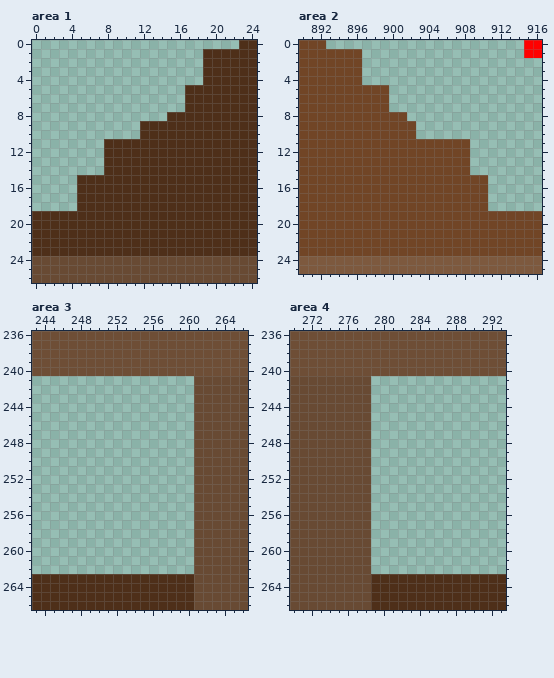
Pixel-art file: assets/PizzaGame/sPizzaDisplay.aseprite. The picture above is the old version.
917x423 pixels, 1 frame. Colours within 5 levels of each other are drawn and written as one. Shown: area 1: x 0..24, y 0..26; area 2: x 890..916, y 0..25; area 3: x 243..266, y 236..266; area 4: x 270..293, y 236..266. The commit also changed other parts of the picture, which this record leaves out.
Once edited:
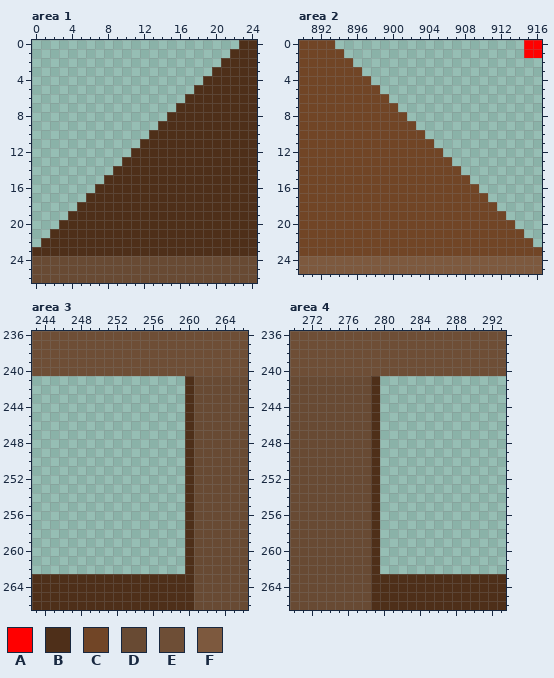
Palette (. is transparent): A #ff0000  B #4e2f19  C #714526  D #684a33  E #6e4e36  F #7d593e
The exact change:
--- area 1, layer "Layer 1"
@@ x 0..24 @@
  0 .......................BB
- 1 ...................BBBBBB
- 2 ...................BBBBBB
- 3 ...................BBBBBB
+ 1 ......................BBB
+ 2 .....................BBBB
+ 3 ....................BBBBB
  4 ...................BBBBBB
- 5 .................BBBBBBBB
+ 5 ..................BBBBBBB
  6 .................BBBBBBBB
- 7 .................BBBBBBBB
+ 7 ................BBBBBBBBB
  8 ...............BBBBBBBBBB
- 9 ............BBBBBBBBBBBBB
-10 ............BBBBBBBBBBBBB
-11 ........BBBBBBBBBBBBBBBBB
-12 ........BBBBBBBBBBBBBBBBB
-13 ........BBBBBBBBBBBBBBBBB
-14 ........BBBBBBBBBBBBBBBBB
-15 .....BBBBBBBBBBBBBBBBBBBB
-16 .....BBBBBBBBBBBBBBBBBBBB
-17 .....BBBBBBBBBBBBBBBBBBBB
+ 9 ..............BBBBBBBBBBB
+10 .............BBBBBBBBBBBB
+11 ............BBBBBBBBBBBBB
+12 ...........BBBBBBBBBBBBBB
+13 ..........BBBBBBBBBBBBBBB
+14 .........BBBBBBBBBBBBBBBB
+15 ........BBBBBBBBBBBBBBBBB
+16 .......BBBBBBBBBBBBBBBBBB
+17 ......BBBBBBBBBBBBBBBBBBB
 18 .....BBBBBBBBBBBBBBBBBBBB
-19 BBBBBBBBBBBBBBBBBBBBBBBBB
-20 BBBBBBBBBBBBBBBBBBBBBBBBB
-21 BBBBBBBBBBBBBBBBBBBBBBBBB
-22 BBBBBBBBBBBBBBBBBBBBBBBBB
+19 ....BBBBBBBBBBBBBBBBBBBBB
+20 ...BBBBBBBBBBBBBBBBBBBBBB
+21 ..BBBBBBBBBBBBBBBBBBBBBBB
+22 .BBBBBBBBBBBBBBBBBBBBBBBB
 23 BBBBBBBBBBBBBBBBBBBBBBBBB
--- area 2, layer "Layer 1"
@@ x 890..916 @@
- 0 CCC......................AA
- 1 CCCCCCC..................AA
- 2 CCCCCCC....................
+ 0 CCCC.....................AA
+ 1 CCCCC....................AA
+ 2 CCCCCC.....................
  3 CCCCCCC....................
- 4 CCCCCCC....................
- 5 CCCCCCCCCC.................
+ 4 CCCCCCCC...................
+ 5 CCCCCCCCC..................
  6 CCCCCCCCCC.................
- 7 CCCCCCCCCC.................
+ 7 CCCCCCCCCCC................
  8 CCCCCCCCCCCC...............
  9 CCCCCCCCCCCCC..............
-10 CCCCCCCCCCCCC..............
-11 CCCCCCCCCCCCCCCCCCC........
-12 CCCCCCCCCCCCCCCCCCC........
-13 CCCCCCCCCCCCCCCCCCC........
-14 CCCCCCCCCCCCCCCCCCC........
-15 CCCCCCCCCCCCCCCCCCCCC......
-16 CCCCCCCCCCCCCCCCCCCCC......
+10 CCCCCCCCCCCCCC.............
+11 CCCCCCCCCCCCCCC............
+12 CCCCCCCCCCCCCCCC...........
+13 CCCCCCCCCCCCCCCCC..........
+14 CCCCCCCCCCCCCCCCCC.........
+15 CCCCCCCCCCCCCCCCCCC........
+16 CCCCCCCCCCCCCCCCCCCC.......
 17 CCCCCCCCCCCCCCCCCCCCC......
-18 CCCCCCCCCCCCCCCCCCCCC......
-19 CCCCCCCCCCCCCCCCCCCCCCCCCCC
-20 CCCCCCCCCCCCCCCCCCCCCCCCCCC
-21 CCCCCCCCCCCCCCCCCCCCCCCCCCC
-22 CCCCCCCCCCCCCCCCCCCCCCCCCCC
+18 CCCCCCCCCCCCCCCCCCCCCC.....
+19 CCCCCCCCCCCCCCCCCCCCCCC....
+20 CCCCCCCCCCCCCCCCCCCCCCCC...
+21 CCCCCCCCCCCCCCCCCCCCCCCCC..
+22 CCCCCCCCCCCCCCCCCCCCCCCCCC.
 23 CCCCCCCCCCCCCCCCCCCCCCCCCCC
--- area 3, layer "Layer 1"
@@ x 258..262 @@
 240 EEEEE
-241 ...DD
-242 ...DD
-243 ...DD
-244 ...DD
-245 ...DD
-246 ...DD
-247 ...DD
-248 ...DD
-249 ...DD
-250 ...DD
-251 ...DD
-252 ...DD
-253 ...DD
-254 ...DD
-255 ...DD
-256 ...DD
-257 ...DD
-258 ...DD
-259 ...DD
-260 ...DD
-261 ...DD
-262 ...DD
+241 ..BDD
+242 ..BDD
+243 ..BDD
+244 ..BDD
+245 ..BDD
+246 ..BDD
+247 ..BDD
+248 ..BDD
+249 ..BDD
+250 ..BDD
+251 ..BDD
+252 ..BDD
+253 ..BDD
+254 ..BDD
+255 ..BDD
+256 ..BDD
+257 ..BDD
+258 ..BDD
+259 ..BDD
+260 ..BDD
+261 ..BDD
+262 ..BDD
 263 BBBDD
--- area 4, layer "Layer 1"
@@ x 277..281 @@
 240 EEEEE
-241 DD...
-242 DD...
-243 DD...
-244 DD...
-245 DD...
-246 DD...
-247 DD...
-248 DD...
-249 DD...
-250 DD...
-251 DD...
-252 DD...
-253 DD...
-254 DD...
-255 DD...
-256 DD...
-257 DD...
-258 DD...
-259 DD...
-260 DD...
-261 DD...
-262 DD...
+241 DDB..
+242 DDB..
+243 DDB..
+244 DDB..
+245 DDB..
+246 DDB..
+247 DDB..
+248 DDB..
+249 DDB..
+250 DDB..
+251 DDB..
+252 DDB..
+253 DDB..
+254 DDB..
+255 DDB..
+256 DDB..
+257 DDB..
+258 DDB..
+259 DDB..
+260 DDB..
+261 DDB..
+262 DDB..
 263 DDBBB
Boxes around the changes in both pictures, in picture pixels (x1, y1, x2, y2):
changed: (32, 49, 230, 247)
changed: (326, 40, 542, 247)
added: (185, 376, 194, 574)
added: (371, 376, 380, 574)
